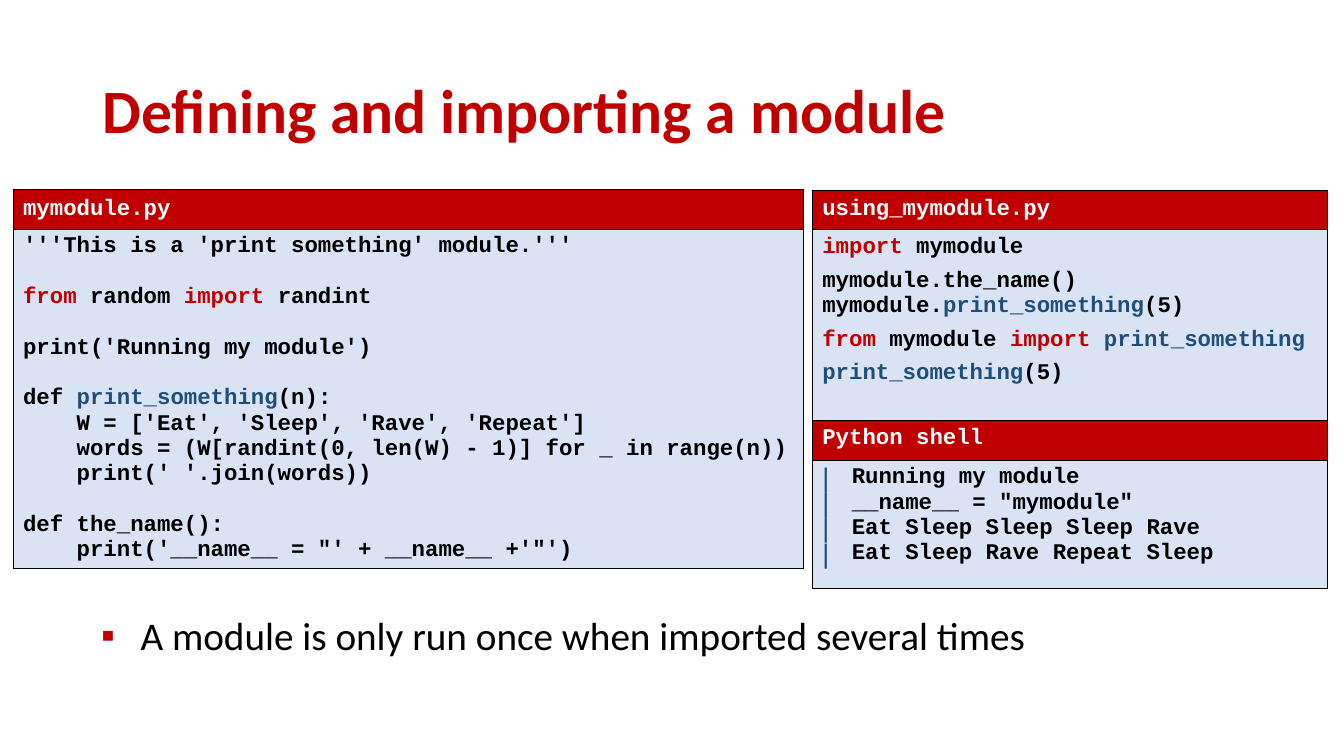
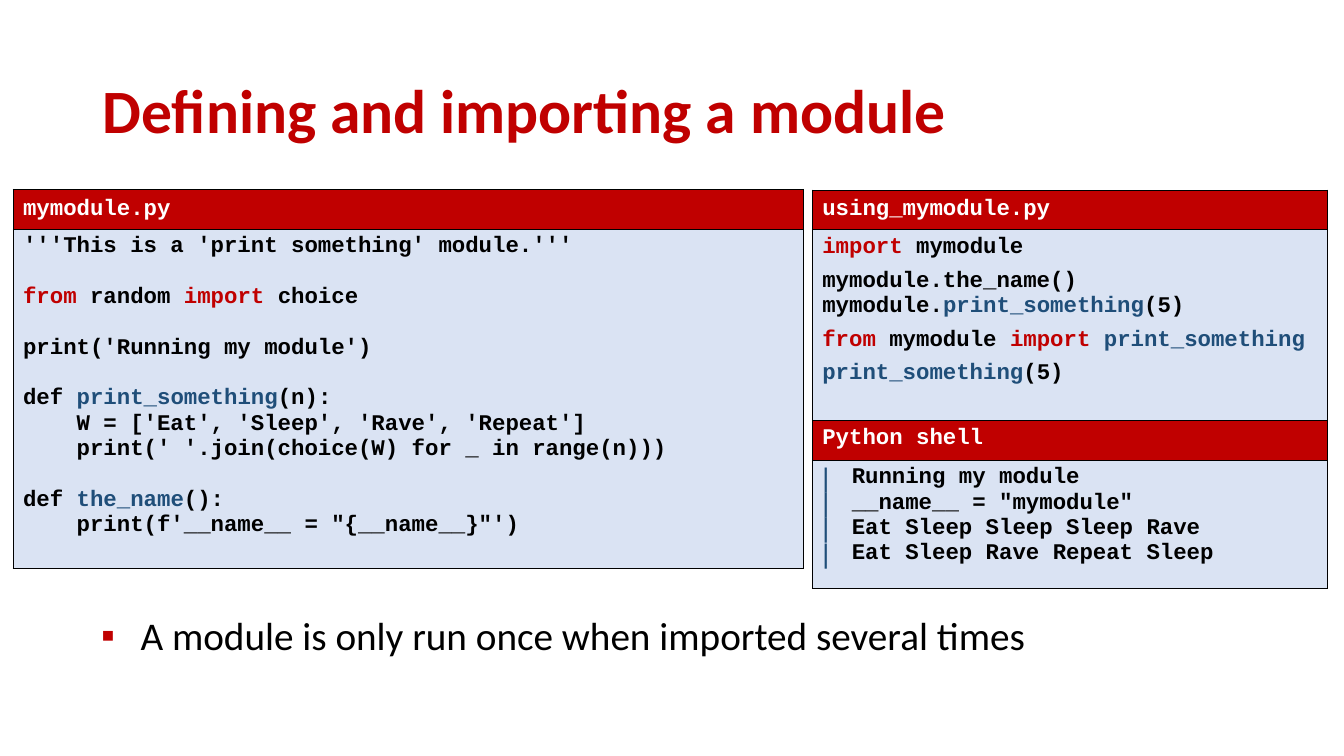
Before and after one commit to gsbrodal/gsbrodal.github.io, a slide deck: slide 3 of ipsa/slides/modules.pptx. Drawn at 1344x756 pixels with LibreOffice and Linux fonts; fonts in the diff are those of the drawing. Boxes give left, top, right and bottom in pixels: in the first picture for what was removed or moved away, otherwise in the second. Text is boxed around its words. In the diff, an @@ line names an element or a change of style, - is before the commit and + after.

Commit message:
all-slides.pdf code.zip generator.pdf generator.pptx modules.pdf modules.pptx numpy.pdf numpy.pptx

```diff
--- a/ipsa/slides/modules.pptx
+++ b/ipsa/slides/modules.pptx
@@ table at box(13, 190, 804, 589) @@
@@ row 2, column 1: "'''This is a 'print something' module.''' / from random import randint / print('Running my module') / def print_something(n): / W = ['Eat', 'Sleep', 'Rave', 'Repeat'] / words = (W[randint(0, len(W) - 1)] for _ in range(n)) / print(' '.join(words)) / def the_name(): / print('__name__ = "' + __name__ +'"')" to "'''This is a 'print something' module.''' / from random import choice / print('Running my module') / def print_something(n): / W = ['Eat', 'Sleep', 'Rave', 'Repeat'] / print(' '.join(choice(W) for _ in range(n))) / def the_name(): / print(f'__name__ = "{__name__}"')" @@
```
Also in this commit, not shown: 3 other slides changed, 7 other files.
